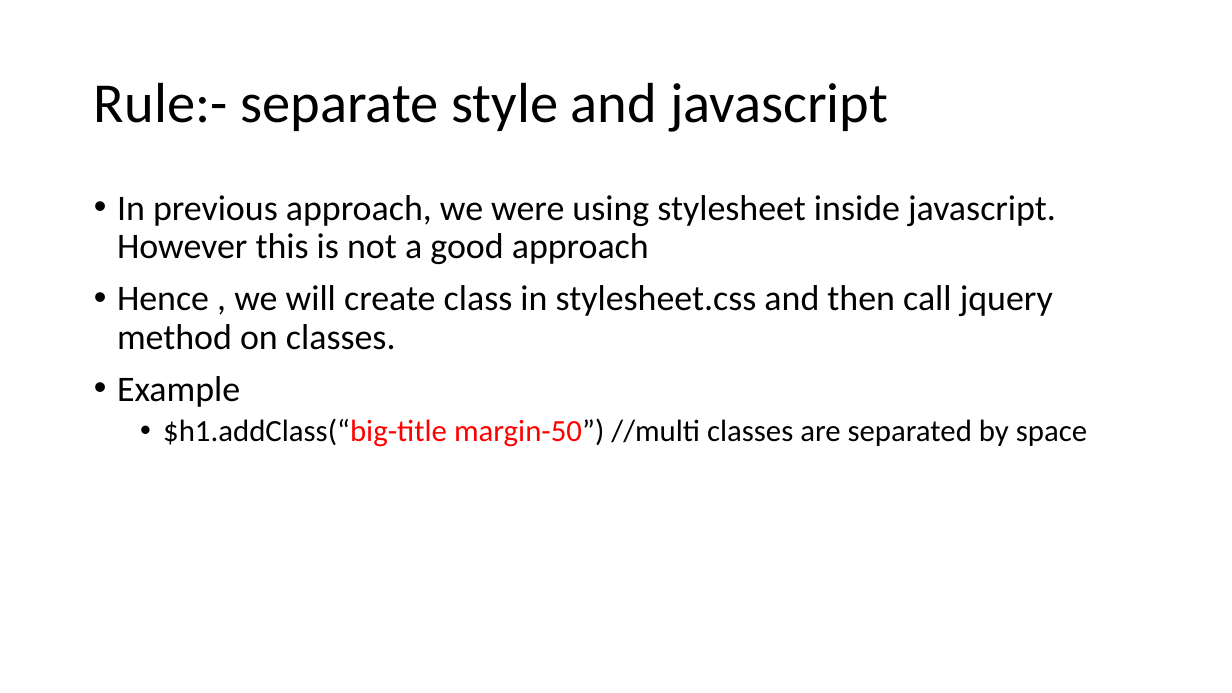
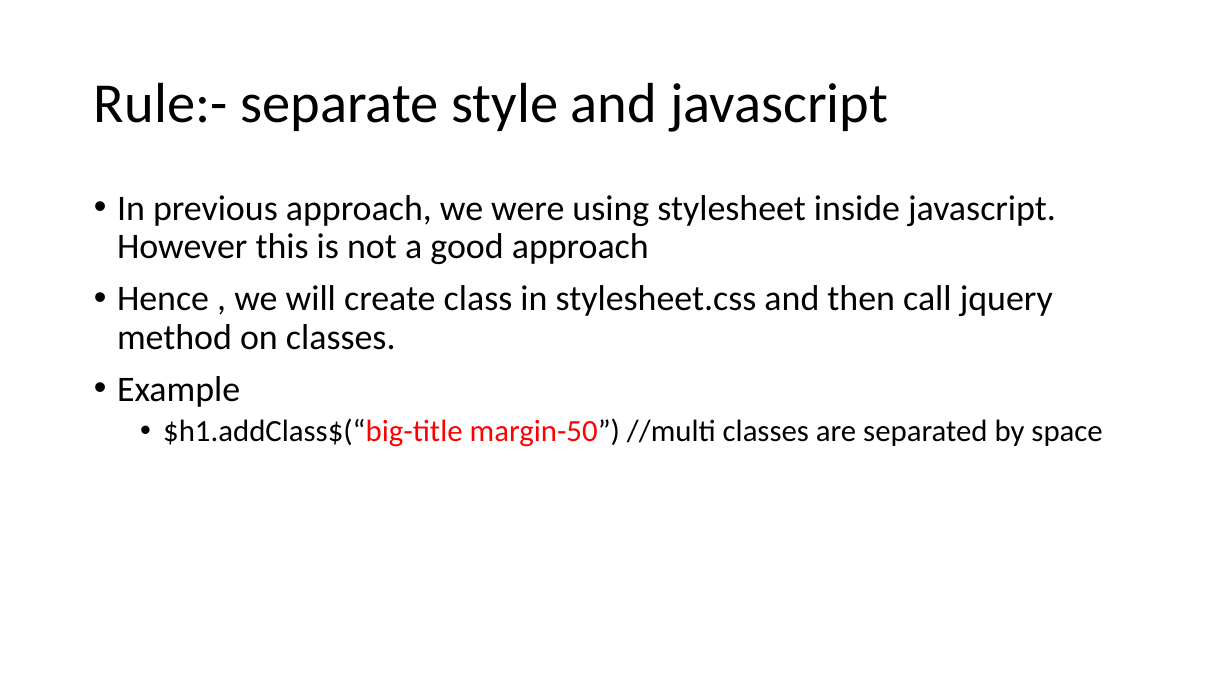
Before and after one commit to aroranishant8/WebDevelopment, a slide deck: slide 6 of Presentations/Section14_Jquery.pptx. Drawn at 1232x693 pixels with LibreOffice and Linux fonts; fonts in the diff are those of the drawing. Boxes give left, top, right and bottom in pixels: in the first picture for what was removed or moved away, otherwise in the second. Text is boxed around its words. In the diff, an @@ line names an element or a change of style, - is before the commit and + after.

```diff
--- a/Presentations/Section14_Jquery.pptx
+++ b/Presentations/Section14_Jquery.pptx
@@ text at [163, 418, 1102, 447]: text changed @@
-  • $h1.addClass(“big-title margin-50”) //multi classes are separated by space
+  • $h1.addClass$(“big-title margin-50”) //multi classes are separated by space
```
Also in this commit, not shown: 3 other slides changed, 3 slides added, 1 slide removed, 11 other files.
